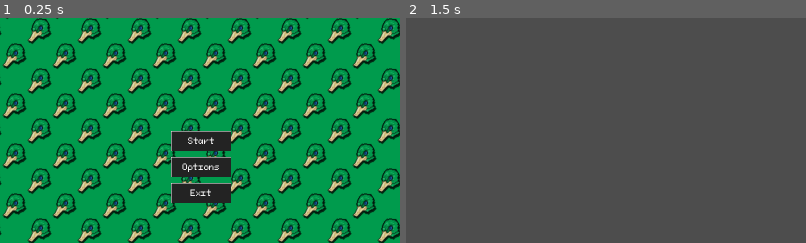
Above: before the commit, frames 1-2 (left to right).
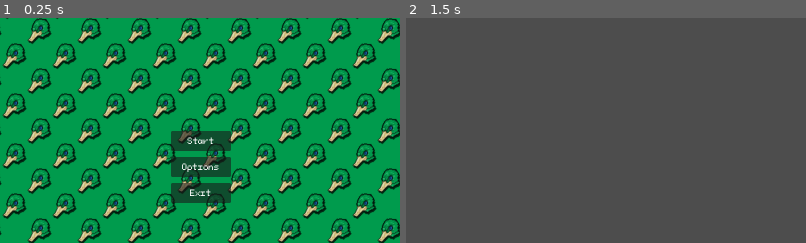
Above: after the commit, the same moments.

Repository: duckenclaw/godot-project-template
Game: Godot game, scene res://src/ui/main_menu.tscn
The game is run twice, just before and just after one commit, with the same random seed, the same clock (stepped at 60 frames per second) and the same inputs.
Inputs:
- Up to frame 1 (0.25 s): no input
- Up to frame 2 (1.5 s): click "Start" at 0.5 s; tap Enter at 1.25 s; hold D (right) from 1.28 s (still down); hold Space (jump) from 1.28 s (still down)
The pictures show only the part of the screen within x 25-75%, y 50-100%; the shares and areas given below are measured in that part.

The runs differ from the first frame. In frame 1, 3.5% of the frame differs, in the area x 42-58%, y 50-83%; in frame 2, nothing differs.

Commit message:
renamed `project.godot`, reverted to default `theme.tres`, added placeholder Control nodes for `options_screen.tscn`

Diff:
--- a/assets/theme.tres
+++ b/assets/theme.tres
@@ -1,7 +1,6 @@
-[gd_resource type="Theme" load_steps=4 format=3 uid="uid://ntqh6xyylbj0"]
+[gd_resource type="Theme" load_steps=3 format=3 uid="uid://ntqh6xyylbj0"]
 
 [ext_resource type="FontFile" uid="uid://ev1qvknhaiu7" path="res://assets/PixeloidMono.ttf" id="1_5x3i2"]
-[ext_resource type="StyleBox" uid="uid://1dsq5tirxlkt" path="res://assets/new_style_box_flat.tres" id="1_wl1kw"]
 
 [sub_resource type="StyleBoxFlat" id="StyleBoxFlat_wl1kw"]
 bg_color = Color(0.13725491, 0.13725491, 0.13725491, 1)
@@ -20,7 +19,6 @@
 Button/colors/font_color = Color(1, 1, 1, 1)
 Button/font_sizes/font_size = 16
 Button/fonts/font = ExtResource("1_5x3i2")
-Button/styles/normal = ExtResource("1_wl1kw")
 HeaderLarge/constants/outline_size = 1
 HeaderLarge/constants/shadow_offset_x = 2
 HeaderLarge/constants/shadow_offset_y = 4
--- a/project.godot
+++ b/project.godot
@@ -10,7 +10,8 @@
 
 [application]
 
-config/name="doppler"
+config/name="godot-project-template"
+config/tags=PackedStringArray("2d")
 run/main_scene="uid://bbnssv0o4f2j3"
 config/features=PackedStringArray("4.5", "GL Compatibility")
 run/max_fps=60
--- a/src/player/player.gd
+++ b/src/player/player.gd
@@ -16,7 +16,7 @@
 
 # References
 @onready var camera: Camera2D = $Camera
-@onready var coyote_timer: Timer
+@onready var coyote_timer: Timer = $CoyoteTimer
 
 # State variables
 var was_on_floor = false
@@ -42,10 +42,7 @@
 
 func handle_gravity(delta):
 	# Add gravity only if not on floor or coyote time has expired
-	print("is on floor? " + str(is_on_floor()))
-	print("can coyote jump? " + str(can_coyote_jump))
 	if not is_on_floor() and not can_coyote_jump:
-		print("applying gravity: " + str(velocity.y))
 		velocity.y += gravity * delta
 
 func handle_jump():
@@ -65,7 +62,6 @@
 
 	# Stop jump hold when button is released or moving downward
 	if Input.is_action_just_released("jump") or velocity.y >= 0:
-		print("!jump_held")
 		jump_held = false
 
 func handle_horizontal_movement(delta):
--- a/src/ui/screens/options_screen.tscn
+++ b/src/ui/screens/options_screen.tscn
@@ -24,9 +24,10 @@
 
 [node name="OptionsContainer" type="TabContainer" parent="MarginContainer"]
 layout_mode = 2
-current_tab = 0
+current_tab = 3
 
 [node name="Graphics" type="TabBar" parent="MarginContainer/OptionsContainer"]
+visible = false
 layout_mode = 2
 metadata/_tab_index = 0
 
@@ -97,18 +98,233 @@
 popup/item_4/id = 4
 popup/item_5/id = 5
 
+[node name="VSync" type="HBoxContainer" parent="MarginContainer/OptionsContainer/Graphics/MarginContainer/FlowContainer"]
+layout_mode = 2
+size_flags_horizontal = 0
+size_flags_vertical = 0
+theme_override_constants/separation = 20
+
+[node name="Name" type="Label" parent="MarginContainer/OptionsContainer/Graphics/MarginContainer/FlowContainer/VSync"]
+custom_minimum_size = Vector2(120, 40)
+layout_mode = 2
+text = "VSync"
+vertical_alignment = 1
+
+[node name="CheckButton" type="CheckButton" parent="MarginContainer/OptionsContainer/Graphics/MarginContainer/FlowContainer/VSync"]
+custom_minimum_size = Vector2(40, 40)
+layout_mode = 2
+alignment = 1
+
+[node name="Brightness" type="HBoxContainer" parent="MarginContainer/OptionsContainer/Graphics/MarginContainer/FlowContainer"]
+layout_mode = 2
+size_flags_horizontal = 0
+size_flags_vertical = 0
+theme_override_constants/separation = 20
+
+[node name="Name" type="Label" parent="MarginContainer/OptionsContainer/Graphics/MarginContainer/FlowContainer/Brightness"]
+custom_minimum_size = Vector2(120, 40)
+layout_mode = 2
+text = "Brightness"
+vertical_alignment = 1
+
+[node name="HSlider" type="HSlider" parent="MarginContainer/OptionsContainer/Graphics/MarginContainer/FlowContainer/Brightness"]
+custom_minimum_size = Vector2(140, 40)
+layout_mode = 2
+size_flags_horizontal = 3
+size_flags_vertical = 4
+value = 50.0
+
+[node name="Value" type="Label" parent="MarginContainer/OptionsContainer/Graphics/MarginContainer/FlowContainer/Brightness"]
+custom_minimum_size = Vector2(20, 40)
+layout_mode = 2
+text = "50%"
+horizontal_alignment = 1
+vertical_alignment = 1
+
+[node name="FieldOfView" type="HBoxContainer" parent="MarginContainer/OptionsContainer/Graphics/MarginContainer/FlowContainer"]
+layout_mode = 2
+size_flags_horizontal = 0
+size_flags_vertical = 0
+theme_override_constants/separation = 20
+
+[node name="Name" type="Label" parent="MarginContainer/OptionsContainer/Graphics/MarginContainer/FlowContainer/FieldOfView"]
+custom_minimum_size = Vector2(120, 40)
+layout_mode = 2
+text = "Field of view"
+vertical_alignment = 1
+
+[node name="HSlider" type="HSlider" parent="MarginContainer/OptionsContainer/Graphics/MarginContainer/FlowContainer/FieldOfView"]
+custom_minimum_size = Vector2(140, 40)
+layout_mode = 2
+size_flags_horizontal = 3
+size_flags_vertical = 4
+min_value = 60.0
+max_value = 120.0
+value = 90.0
+
+[node name="Value" type="Label" parent="MarginContainer/OptionsContainer/Graphics/MarginContainer/FlowContainer/FieldOfView"]
+custom_minimum_size = Vector2(20, 40)
+layout_mode = 2
+text = "90"
+horizontal_alignment = 1
+vertical_alignment = 1
+
 [node name="Audio" type="TabBar" parent="MarginContainer/OptionsContainer"]
 visible = false
 layout_mode = 2
 metadata/_tab_index = 1
 
+[node name="MarginContainer" type="MarginContainer" parent="MarginContainer/OptionsContainer/Audio"]
+layout_mode = 0
+offset_right = 240.0
+offset_bottom = 160.0
+
+[node name="FlowContainer" type="FlowContainer" parent="MarginContainer/OptionsContainer/Audio/MarginContainer"]
+layout_mode = 2
+
+[node name="Master" type="HBoxContainer" parent="MarginContainer/OptionsContainer/Audio/MarginContainer/FlowContainer"]
+layout_mode = 2
+size_flags_horizontal = 0
+size_flags_vertical = 0
+theme_override_constants/separation = 20
+
+[node name="Name" type="Label" parent="MarginContainer/OptionsContainer/Audio/MarginContainer/FlowContainer/Master"]
+custom_minimum_size = Vector2(120, 40)
+layout_mode = 2
+text = "Master"
+vertical_alignment = 1
+
+[node name="HSlider" type="HSlider" parent="MarginContainer/OptionsContainer/Audio/MarginContainer/FlowContainer/Master"]
+custom_minimum_size = Vector2(180, 0)
+layout_mode = 2
+size_flags_horizontal = 3
+size_flags_vertical = 4
+value = 50.0
+
+[node name="Value" type="Label" parent="MarginContainer/OptionsContainer/Audio/MarginContainer/FlowContainer/Master"]
+custom_minimum_size = Vector2(20, 40)
+layout_mode = 2
+text = "50%"
+horizontal_alignment = 1
+vertical_alignment = 1
+
+[node name="Subtitles" type="HBoxContainer" parent="MarginContainer/OptionsContainer/Audio/MarginContainer/FlowContainer"]
+layout_mode = 2
+size_flags_horizontal = 0
+size_flags_vertical = 0
+theme_override_constants/separation = 20
+
+[node name="Name" type="Label" parent="MarginContainer/OptionsContainer/Audio/MarginContainer/FlowContainer/Subtitles"]
+custom_minimum_size = Vector2(120, 40)
+layout_mode = 2
+text = "Subtitles"
+vertical_alignment = 1
+
+[node name="CheckButton" type="CheckButton" parent="MarginContainer/OptionsContainer/Audio/MarginContainer/FlowContainer/Subtitles"]
+custom_minimum_size = Vector2(40, 40)
+layout_mode = 2
+alignment = 1
+
 [node name="Gameplay" type="TabBar" parent="MarginContainer/OptionsContainer"]
 visible = false
 layout_mode = 2
 metadata/_tab_index = 2
 
+[node name="MarginContainer" type="MarginContainer" parent="MarginContainer/OptionsContainer/Gameplay"]
+layout_mode = 0
+offset_right = 240.0
+offset_bottom = 160.0
+
+[node name="FlowContainer" type="FlowContainer" parent="MarginContainer/OptionsContainer/Gameplay/MarginContainer"]
+layout_mode = 2
+
+[node name="Difficulty" type="HBoxContainer" parent="MarginContainer/OptionsContainer/Gameplay/MarginContainer/FlowContainer"]
+layout_mode = 2
+size_flags_horizontal = 0
+size_flags_vertical = 0
+theme_override_constants/separation = 20
+
+[node name="Name" type="Label" parent="MarginContainer/OptionsContainer/Gameplay/MarginContainer/FlowContainer/Difficulty"]
+custom_minimum_size = Vector2(120, 40)
+layout_mode = 2
+text = "Difficulty"
+vertical_alignment = 1
+
+[node name="OptionButton" type="OptionButton" parent="MarginContainer/OptionsContainer/Gameplay/MarginContainer/FlowContainer/Difficulty"]
+custom_minimum_size = Vector2(230, 40)
+layout_mode = 2
+alignment = 1
+selected = 1
+item_count = 3
+popup/item_0/text = "Easy"
+popup/item_0/id = 0
+popup/item_1/text = "Normal"
+popup/item_1/id = 1
+popup/item_2/text = "Hard"
+popup/item_2/id = 2
+popup/item_2/disabled = true
+
+[node name="CameraSensitivity" type="HBoxContainer" parent="MarginContainer/OptionsContainer/Gameplay/MarginContainer/FlowContainer"]
+layout_mode = 2
+size_flags_horizontal = 0
+size_flags_vertical = 0
+theme_override_constants/separation = 20
+
+[node name="Name" type="Label" parent="MarginContainer/OptionsContainer/Gameplay/MarginContainer/FlowContainer/CameraSensitivity"]
+custom_minimum_size = Vector2(120, 40)
+layout_mode = 2
+text = "Sensitivity"
+vertical_alignment = 1
+
+[node name="HSlider" type="HSlider" parent="MarginContainer/OptionsContainer/Gameplay/MarginContainer/FlowContainer/CameraSensitivity"]
+custom_minimum_size = Vector2(180, 0)
+layout_mode = 2
+size_flags_horizontal = 3
+size_flags_vertical = 4
+value = 50.0
+
+[node name="Value" type="Label" parent="MarginContainer/OptionsContainer/Gameplay/MarginContainer/FlowContainer/CameraSensitivity"]
+custom_minimum_size = Vector2(20, 40)
+layout_mode = 2
+text = "50%"
+horizontal_alignment = 1
+vertical_alignment = 1
+
+[node name="InvertX" type="HBoxContainer" parent="MarginContainer/OptionsContainer/Gameplay/MarginContainer/FlowContainer"]
+layout_mode = 2
+size_flags_horizontal = 0
+size_flags_vertical = 0
+theme_override_constants/separation = 20
+
+[node name="Name" type="Label" parent="MarginContainer/OptionsContainer/Gameplay/MarginContainer/FlowContainer/InvertX"]
+custom_minimum_size = Vector2(120, 40)
+layout_mode = 2
+text = "Camera Invert X"
+vertical_alignment = 1
+
+[node name="CheckButton" type="CheckButton" parent="MarginContainer/OptionsContainer/Gameplay/MarginContainer/FlowContainer/InvertX"]
+custom_minimum_size = Vector2(40, 40)
+layout_mode = 2
+alignment = 1
+
+[node name="InvertY" type="HBoxContainer" parent="MarginContainer/OptionsContainer/Gameplay/MarginContainer/FlowContainer"]
+layout_mode = 2
+size_flags_horizontal = 0
+size_flags_vertical = 0
+theme_override_constants/separation = 20
+
+[node name="Name" type="Label" parent="MarginContainer/OptionsContainer/Gameplay/MarginContainer/FlowContainer/InvertY"]
+custom_minimum_size = Vector2(120, 40)
+layout_mode = 2
+text = "Camera Invert Y"
+vertical_alignment = 1
+
+[node name="CheckButton" type="CheckButton" parent="MarginContainer/OptionsContainer/Gameplay/MarginContainer/FlowContainer/InvertY"]
+custom_minimum_size = Vector2(40, 40)
+layout_mode = 2
+alignment = 1
+
 [node name="Controls" type="TabBar" parent="MarginContainer/OptionsContainer"]
-visible = false
 layout_mode = 2
 metadata/_tab_index = 3
 
@@ -121,49 +337,41 @@
 grow_vertical = 2
 metadata/_edit_use_anchors_ = true
 
-[node name="ControlsColumns" type="HBoxContainer" parent="MarginContainer/OptionsContainer/Controls/MarginContainer"]
-layout_mode = 2
-theme_override_constants/separation = 240
-
-[node name="ControlsColumn2" type="VBoxContainer" parent="MarginContainer/OptionsContainer/Controls/MarginContainer/ControlsColumns"]
-layout_mode = 2
-size_flags_horizontal = 0
-theme_override_constants/separation = 24
-
-[node name="RebindContainer" parent="MarginContainer/OptionsContainer/Controls/MarginContainer/ControlsColumns/ControlsColumn2" instance=ExtResource("2_ciqaw")]
+[node name="FlowContainer" type="FlowContainer" parent="MarginContainer/OptionsContainer/Controls/MarginContainer"]
+layout_mode = 2
+theme_override_constants/h_separation = 200
+theme_override_constants/v_separation = 20
+vertical = true
+
+[node name="RebindContainer" parent="MarginContainer/OptionsContainer/Controls/MarginContainer/FlowContainer" instance=ExtResource("2_ciqaw")]
 layout_mode = 2
 action = "Forward"
 
-[node name="RebindContainer3" parent="MarginContainer/OptionsContainer/Controls/MarginContainer/ControlsColumns/ControlsColumn2" instance=ExtResource("2_ciqaw")]
+[node name="RebindContainer3" parent="MarginContainer/OptionsContainer/Controls/MarginContainer/FlowContainer" instance=ExtResource("2_ciqaw")]
 layout_mode = 2
 action = "Left"
 
-[node name="RebindContainer2" parent="MarginContainer/OptionsContainer/Controls/MarginContainer/ControlsColumns/ControlsColumn2" instance=ExtResource("2_ciqaw")]
+[node name="RebindContainer2" parent="MarginContainer/OptionsContainer/Controls/MarginContainer/FlowContainer" instance=ExtResource("2_ciqaw")]
 layout_mode = 2
 action = "Backward"
 
-[node name="RebindContainer4" parent="MarginContainer/OptionsContainer/Controls/MarginContainer/ControlsColumns/ControlsColumn2" instance=ExtResource("2_ciqaw")]
+[node name="RebindContainer4" parent="MarginContainer/OptionsContainer/Controls/MarginContainer/FlowContainer" instance=ExtResource("2_ciqaw")]
 layout_mode = 2
 action = "Right"
 
-[node name="RebindContainer5" parent="MarginContainer/OptionsContainer/Controls/MarginContainer/ControlsColumns/ControlsColumn2" instance=ExtResource("2_ciqaw")]
+[node name="RebindContainer5" parent="MarginContainer/OptionsContainer/Controls/MarginContainer/FlowContainer" instance=ExtResource("2_ciqaw")]
 layout_mode = 2
 action = "Jump"
 
-[node name="RebindContainer6" parent="MarginContainer/OptionsContainer/Controls/MarginContainer/ControlsColumns/ControlsColumn2" instance=ExtResource("2_ciqaw")]
+[node name="RebindContainer6" parent="MarginContainer/OptionsContainer/Controls/MarginContainer/FlowContainer" instance=ExtResource("2_ciqaw")]
 layout_mode = 2
 action = "Sprint"
 
-[node name="ControlsColumn1" type="VBoxContainer" parent="MarginContainer/OptionsContainer/Controls/MarginContainer/ControlsColumns"]
-layout_mode = 2
-size_flags_horizontal = 8
-theme_override_constants/separation = 24
-
-[node name="RebindContainer7" parent="MarginContainer/OptionsContainer/Controls/MarginContainer/ControlsColumns/ControlsColumn1" instance=ExtResource("2_ciqaw")]
+[node name="RebindContainer7" parent="MarginContainer/OptionsContainer/Controls/MarginContainer/FlowContainer" instance=ExtResource("2_ciqaw")]
 layout_mode = 2
 action = "Dash"
 
-[node name="RebindContainer10" parent="MarginContainer/OptionsContainer/Controls/MarginContainer/ControlsColumns/ControlsColumn1" instance=ExtResource("2_ciqaw")]
+[node name="RebindContainer10" parent="MarginContainer/OptionsContainer/Controls/MarginContainer/FlowContainer" instance=ExtResource("2_ciqaw")]
 layout_mode = 2
 action = "Activate"
 
